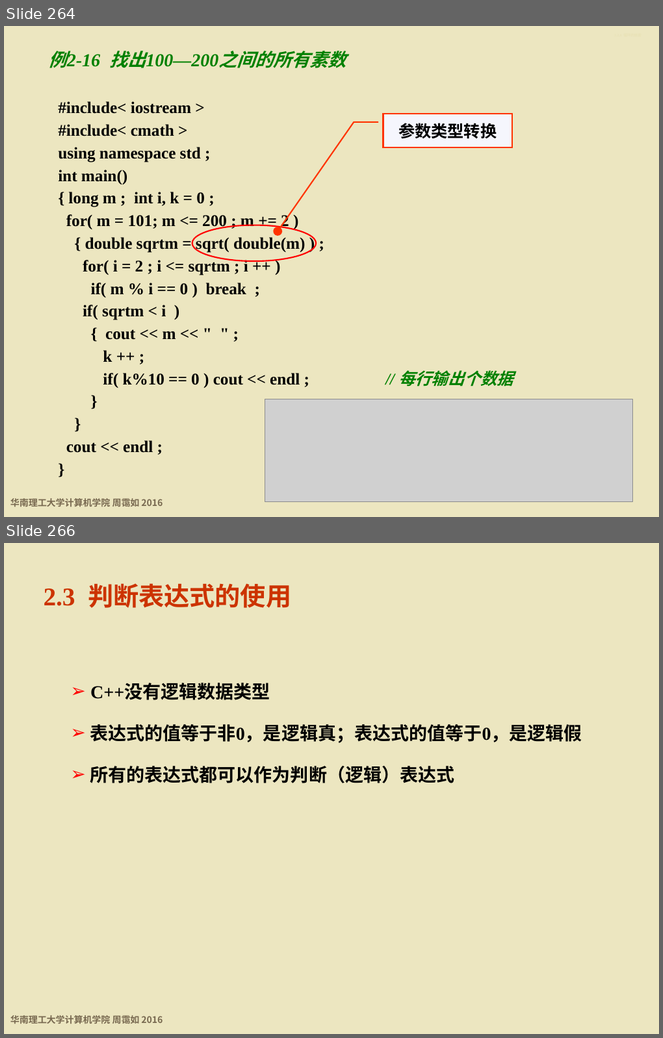
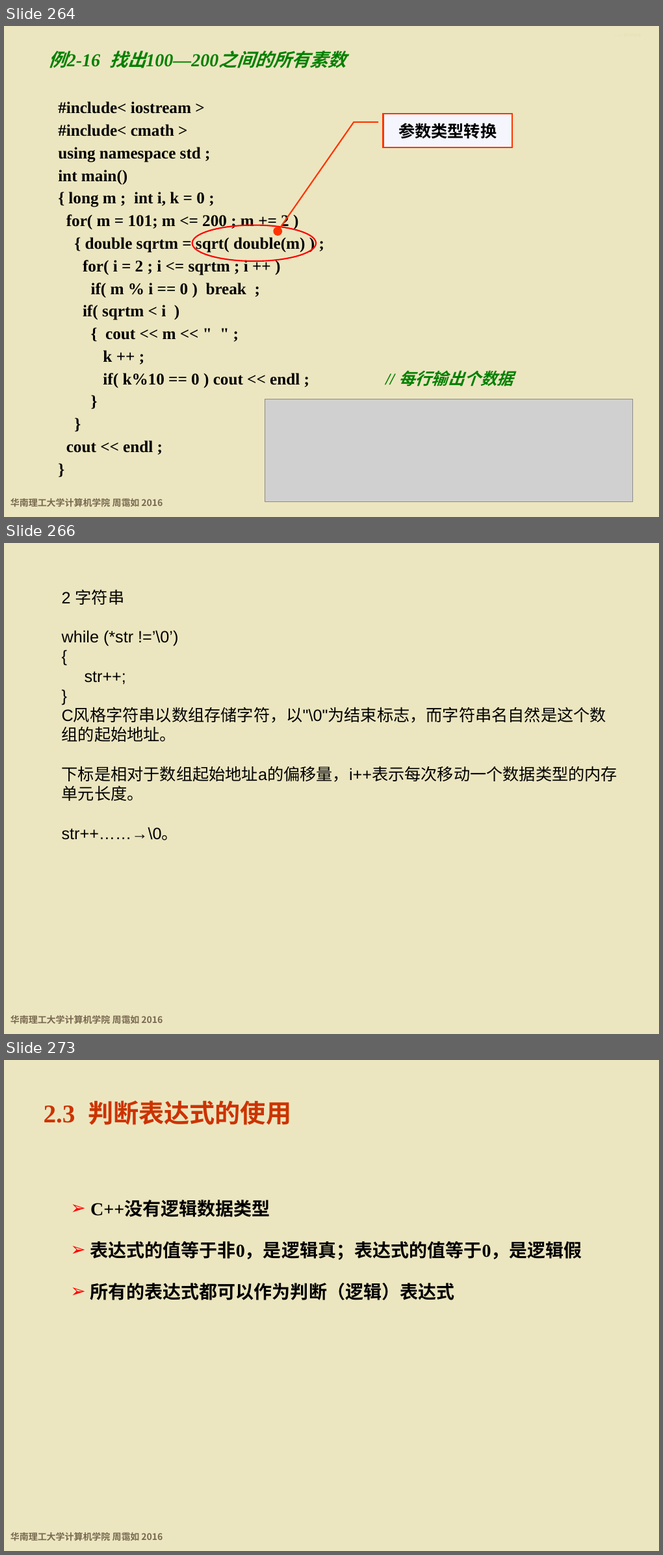
Before and after one commit to wwuhn/wwuhn.github.io, a slide deck: bookspcClassic/C++程序设计基础（第5版）周霭如/2-程序控制结构.pptx. Shown one above the other, each under a label of ours: slides 264 and 266 before the commit, slides 264, 266 and 273 after it; the slides between them are not shown. The pictures are 663x1038 and 663x1555 pixels, drawn with LibreOffice and Linux fonts; fonts in the diff are those of the drawing; grey boxes stand for pictures; background and template pictures are left out. Boxes give left, top, right and bottom in pixels: in the first picture for what was removed or moved away, otherwise in the second. Text is boxed around its words. In the diff, an @@ line names an element or a change of style, - is before the commit and + after.

```diff
--- a/bookspcClassic/C++程序设计基础（第5版）周霭如/2-程序控制结构.pptx
+++ b/bookspcClassic/C++程序设计基础（第5版）周霭如/2-程序控制结构.pptx
@@ slide 266 added at [4, 543, 659, 1034], background #ECE6C0; not listed: 1 template element that a slide beside it also shows @@
@@ text added at [62, 589, 618, 841], 18 pt, text #000000 @@
+2 字符串
+while (*str !=’\0’)
+{
+str++;
+}
+C风格字符串以数组存储字符，以"\0"为结束标志，而字符串名自然是这个数组的起始地址。
+下标是相对于数组起始地址a的偏移量，i++表示每次移动一个数据类型的内存单元长度。
+str++……→\0。
@@ what was slide 266 is now slide 273 @@
```
Also in this commit, not shown: 1 slide changed, 6 other slides added.
